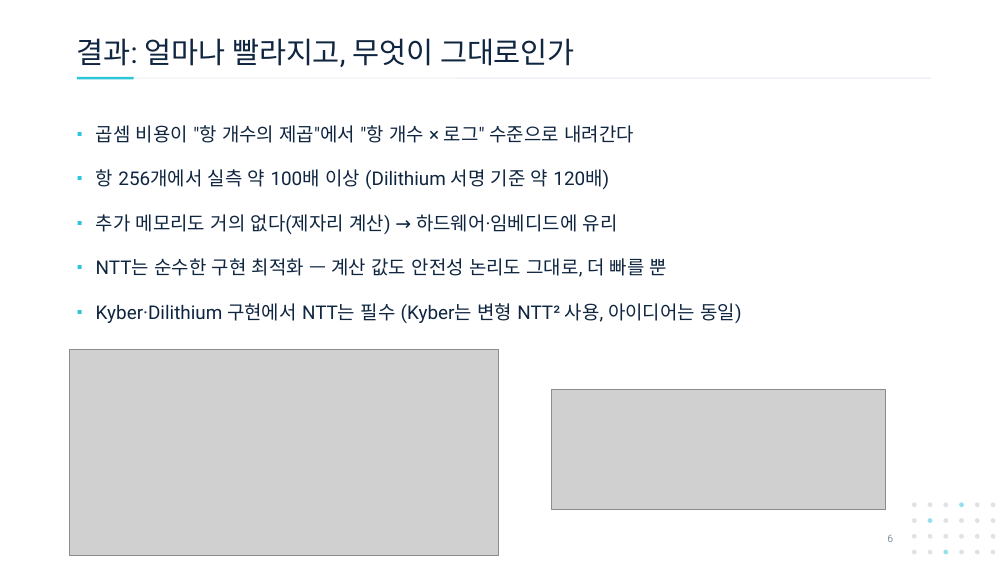
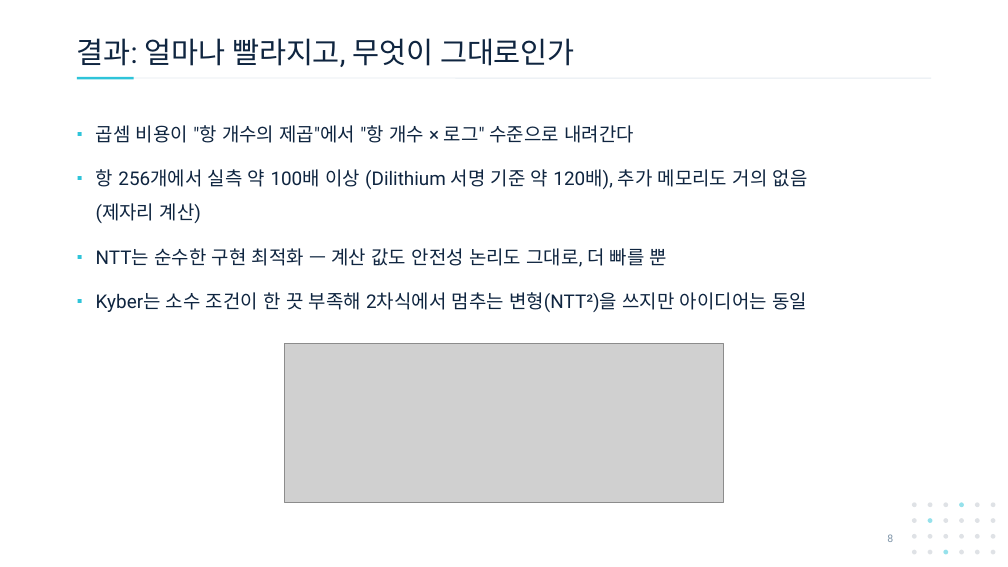
Before and after one commit to giyuubin/PQC, a slide deck: slide 8 of presentation/0903_14_Introduction-to-Hash-Based-Signatures.pptx (slide 6 before the commit). Drawn at 1008x567 pixels with LibreOffice and Linux fonts; fonts in the diff are those of the drawing; grey boxes stand for pictures. Boxes give left, top, right and bottom in pixels: in the first picture for what was removed or moved away, otherwise in the second. Text is boxed around its words. In the diff, an @@ line names an element or a change of style, - is before the commit and + after.

```diff
--- a/presentation/0903_14_Introduction-to-Hash-Based-Signatures.pptx
+++ b/presentation/0903_14_Introduction-to-Hash-Based-Signatures.pptx
@@ text at [96, 169, 808, 223]: text changed @@
-▪ 항 256개에서 실측 약 100배 이상 (Dilithium 서명 기준 약 120배)
-▪ 추가 메모리도 거의 없다(제자리 계산) → 하드웨어·임베디드에 유리
+▪ 항 256개에서 실측 약 100배 이상 (Dilithium 서명 기준 약 120배), 추가 메모리도 거의 없음
+  (제자리 계산)
@@ text at [96, 292, 807, 312]: text changed @@
-▪ Kyber·Dilithium 구현에서 NTT는 필수 (Kyber는 변형 NTT² 사용, 아이디어는 동일)
+▪ Kyber는 소수 조건이 한 끗 부족해 2차식에서 멈추는 변형(NTT²)을 쓰지만 아이디어는 동일
@@ picture removed at [70, 349, 499, 556] @@
@@ picture: place and size @@
-picture at [552, 389, 885, 510]
+picture at [284, 343, 724, 502]
```
Also in this commit, not shown: 2 other slides changed, 2 slides added.
